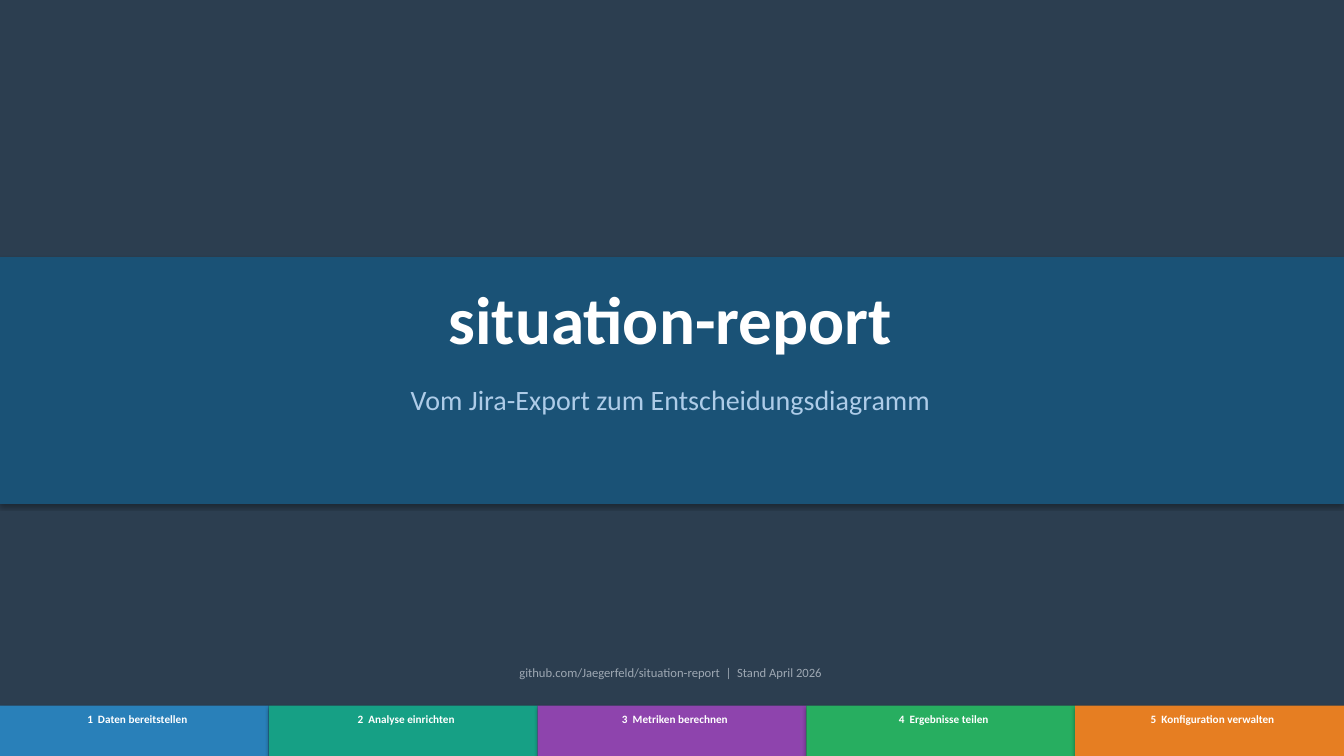
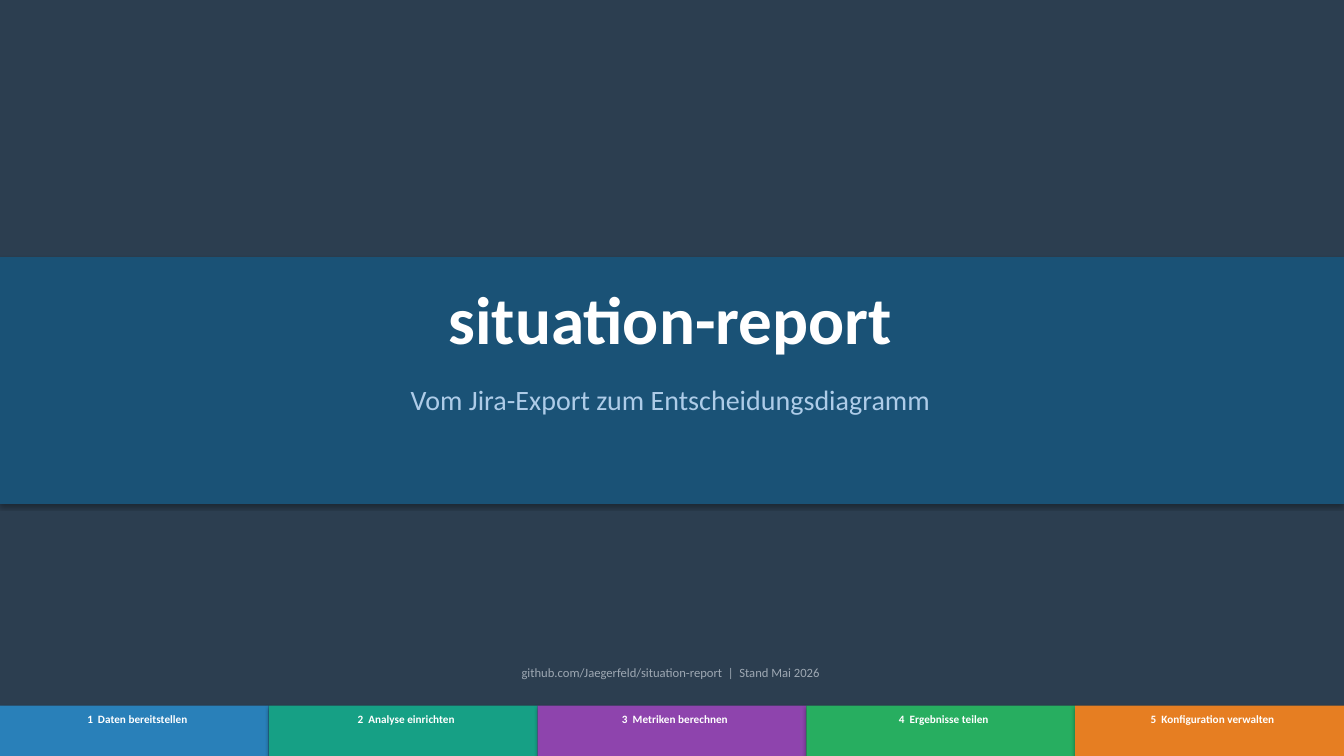
Before and after one commit to Jaegerfeld/situation-report, a slide deck: slide 1 of docs/situation_report_prozess.pptx. Drawn at 1344x756 pixels with LibreOffice and Linux fonts; fonts in the diff are those of the drawing. Boxes give left, top, right and bottom in pixels: in the first picture for what was removed or moved away, otherwise in the second. Text is boxed around its words. In the diff, an @@ line names an element or a change of style, - is before the commit and + after.

```diff
--- a/docs/situation_report_prozess.pptx
+++ b/docs/situation_report_prozess.pptx
@@ text at (x1=522, y1=668, x2=820, y2=679): text changed @@
-github.com/Jaegerfeld/situation-report | Stand April 2026
+github.com/Jaegerfeld/situation-report | Stand Mai 2026
```
Also in this commit, not shown: 2 other slides changed, 12 other files.
